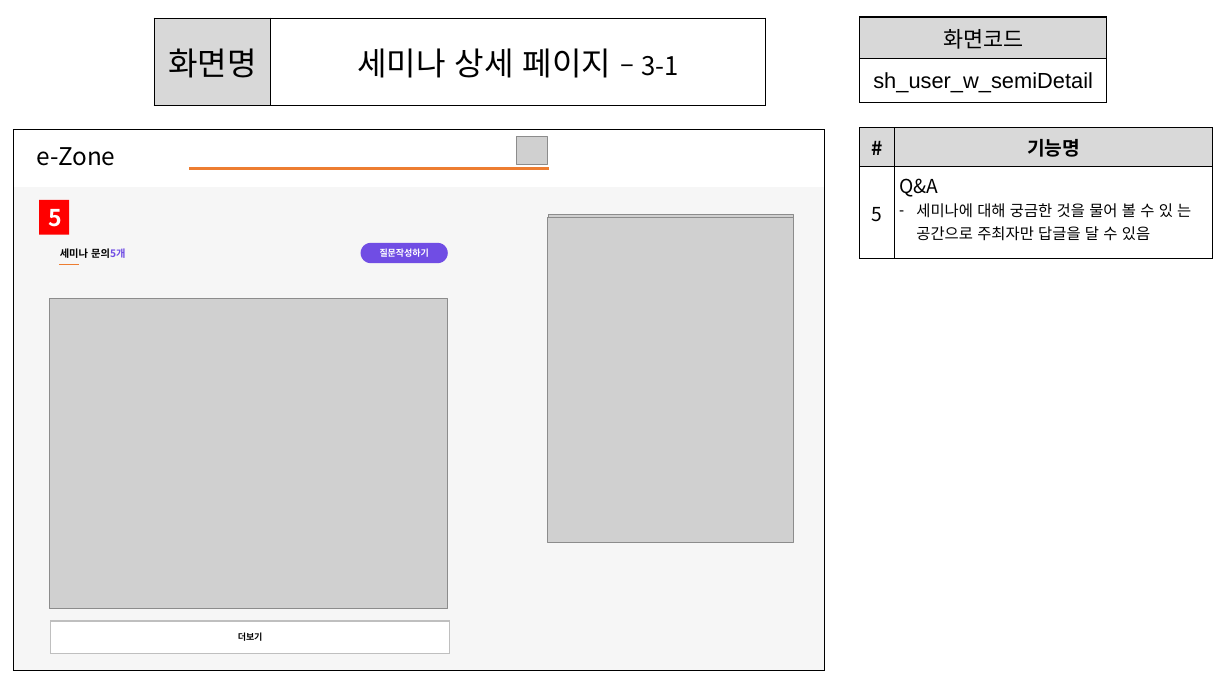
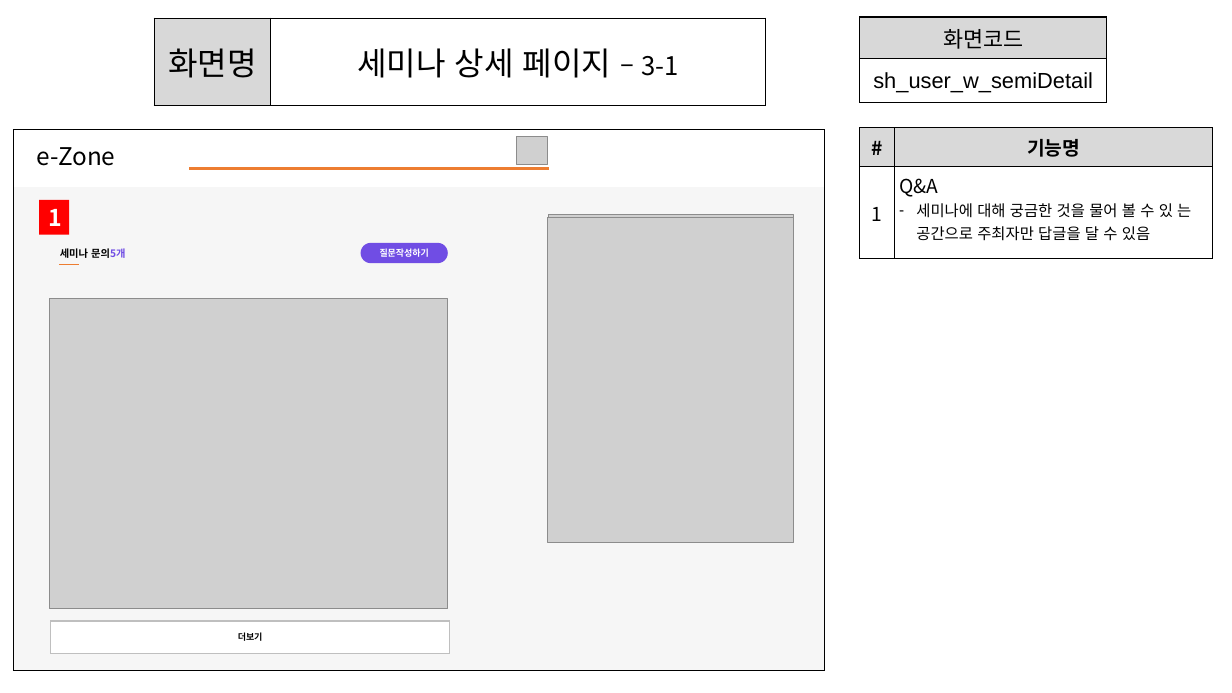
Before and after one commit to ezenteam2/e-Zone, a slide deck: slide 4 of 0 발표용 파워포인트/0403 1차발표/0403 project05 - 파워포인트 - 서희.pptx. Drawn at 1232x693 pixels with LibreOffice and Linux fonts; fonts in the diff are those of the drawing; grey boxes stand for pictures; background and template pictures are left out. Boxes give left, top, right and bottom in pixels: in the first picture for what was removed or moved away, otherwise in the second. Text is boxed around its words. In the diff, an @@ line names an element or a change of style, - is before the commit and + after.

```diff
--- a/0 발표용 파워포인트/0403 1차발표/0403 project05 - 파워포인트 - 서희.pptx
+++ b/0 발표용 파워포인트/0403 1차발표/0403 project05 - 파워포인트 - 서희.pptx
@@ table at (x1=860, y1=128, x2=1213, y2=259) @@
-row 2, column 1: 5
+row 2, column 1: 1
@@ text in rectangle at (x1=48, y1=209, x2=62, y2=226): text changed @@
-5
+1
```
Also in this commit, not shown: 28 other slides changed, 1 other file.
